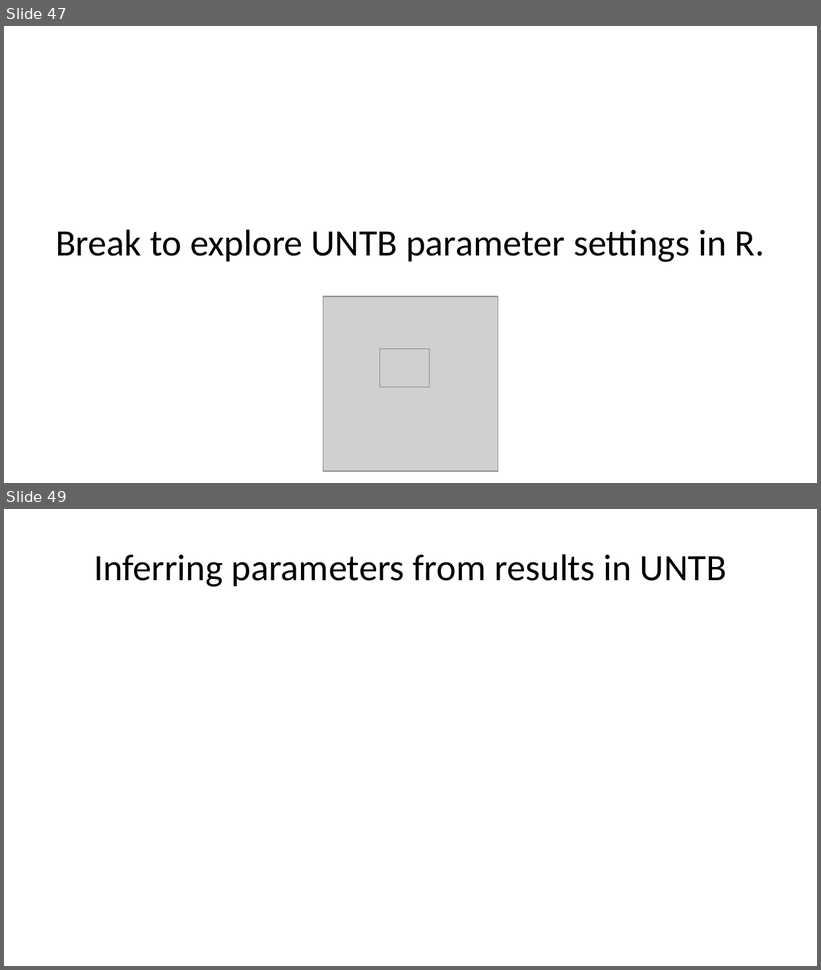
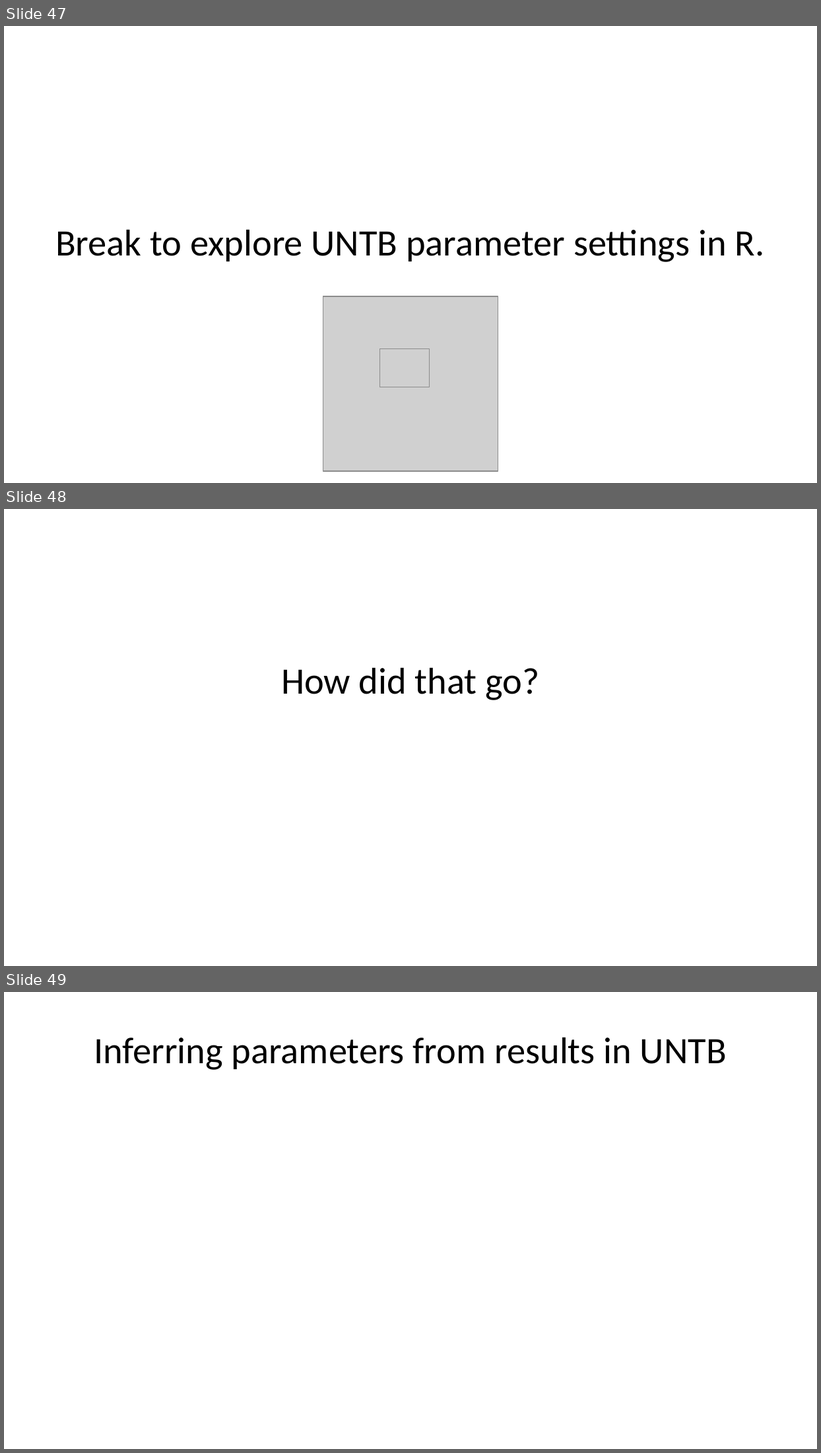
Before and after one commit to role-model/process-models-workshop, a slide deck: slides/day1_slides.pptx. Shown one above the other, each under a label of ours: slides 47 and 49 before the commit, slides 47, 48 and 49 after it; the slides between them are not shown. The pictures are 821x970 and 821x1453 pixels, drawn with LibreOffice and Linux fonts; fonts in the diff are those of the drawing; grey boxes stand for pictures. Boxes give left, top, right and bottom in pixels: in the first picture for what was removed or moved away, otherwise in the second. Text is boxed around its words. In the diff, an @@ line names an element or a change of style, - is before the commit and + after.

```diff
--- a/slides/day1_slides.pptx
+++ b/slides/day1_slides.pptx
@@ slide 48 added at [4,509,817,966], background #FFFFFF @@
@@ title added at [281,667,539,700], 33 pt, text #000000 @@
+How did that go?
```
Also in this commit, not shown: 1 slide changed, 1 slide removed.
